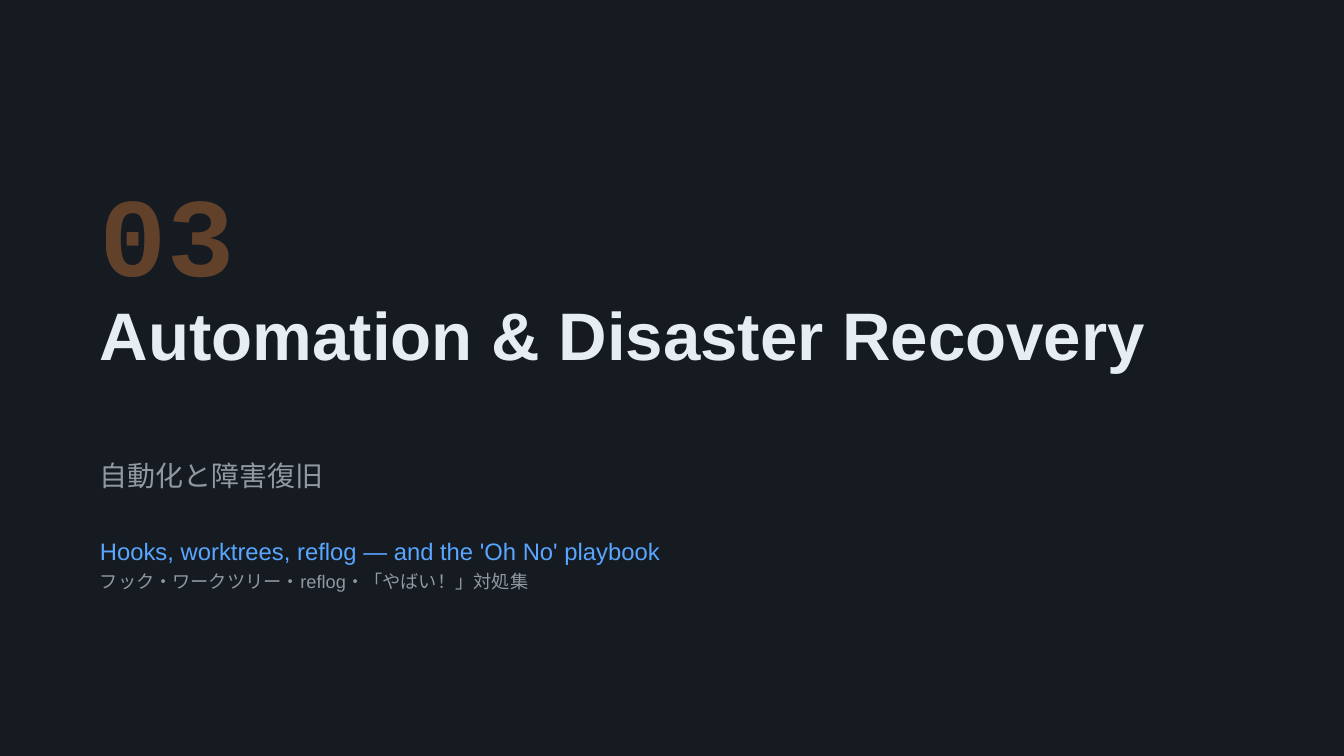
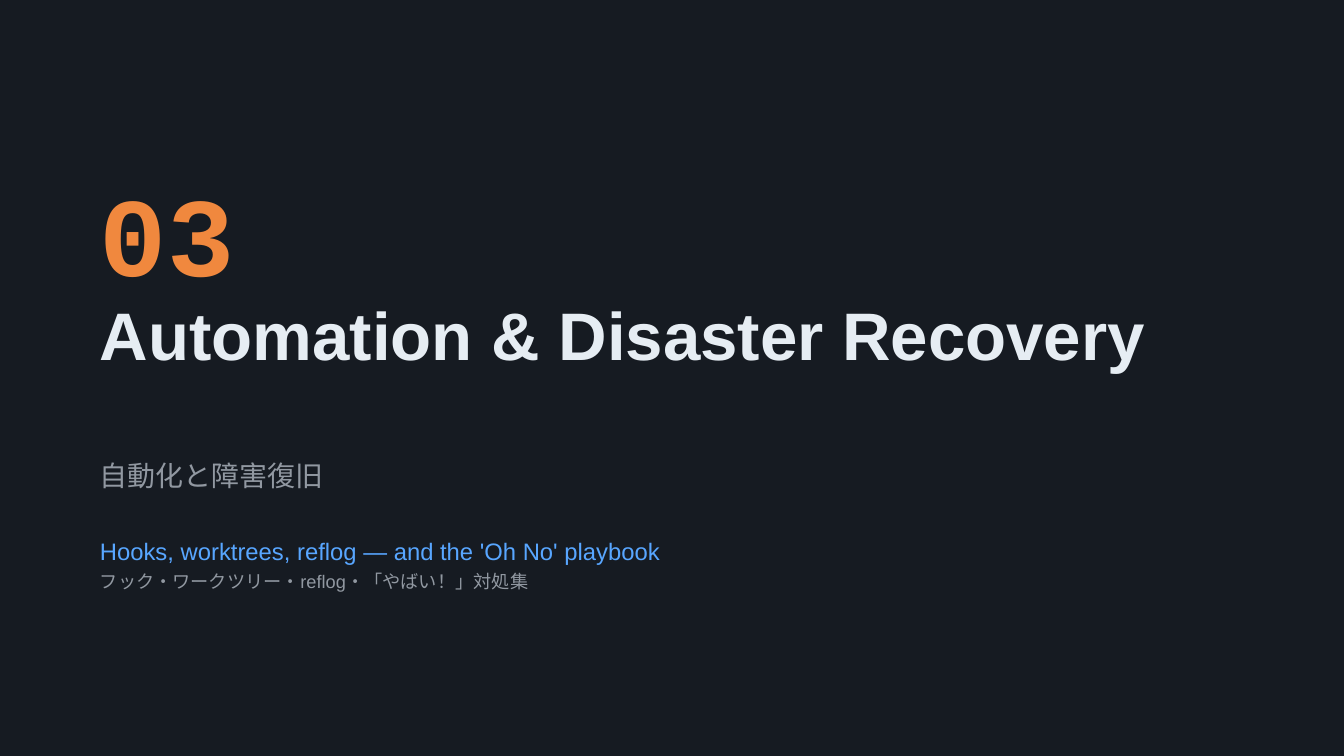
Before and after one commit to Shun-N0/ryudai_git_2026, a slide deck: slide 15 of Git_class_workshop_prep.pptx. Drawn at 1344x756 pixels with LibreOffice and Linux fonts; fonts in the diff are those of the drawing. Boxes give left, top, right and bottom in pixels: in the first picture for what was removed or moved away, otherwise in the second. Text is boxed around its words. In the diff, an @@ line names an element or a change of style, - is before the commit and + after.

```diff
--- a/Git_class_workshop_prep.pptx
+++ b/Git_class_workshop_prep.pptx
@@ text "03" at bbox=[100, 201, 234, 278]: text colour #F0883E at 35% opacity to #F0883E @@
```
Also in this commit, not shown: 9 other slides changed, 1 slide added, 2 slides removed.
